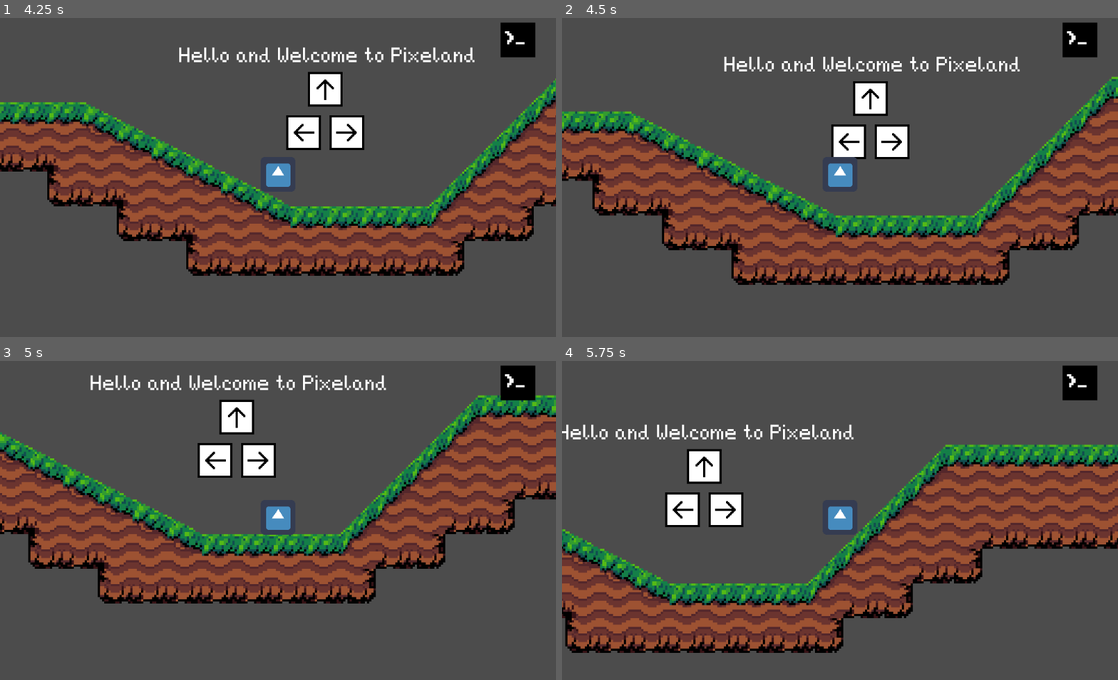
Above: before the commit, frames 1-4 (two rows, left to right).
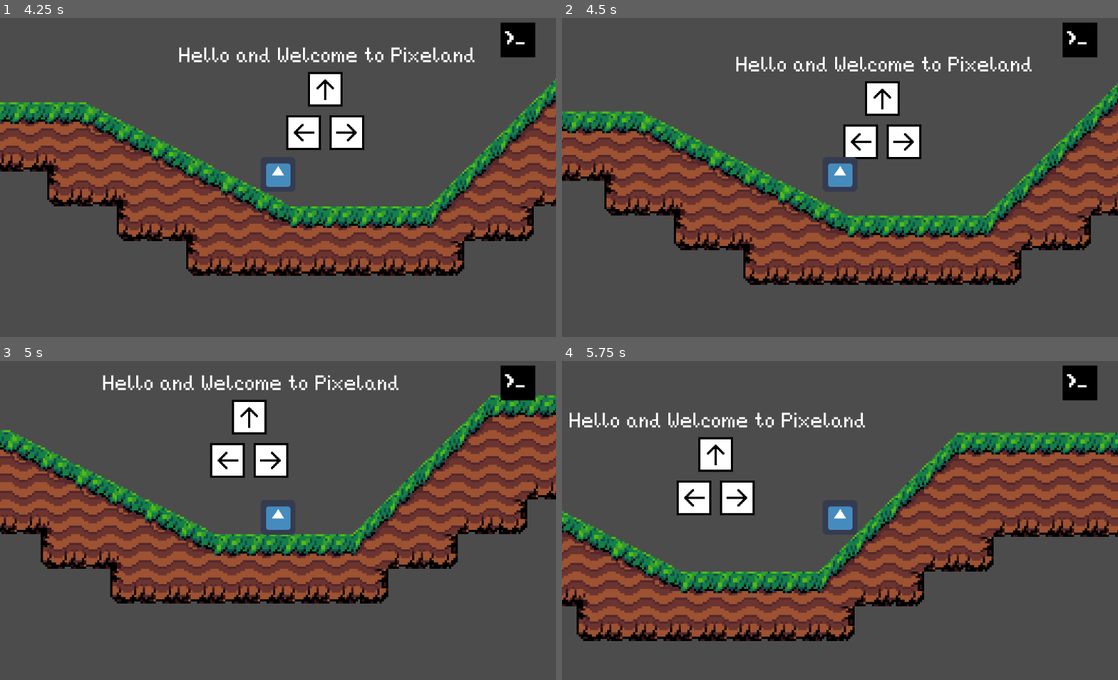
Above: after the commit, the same moments.

Repository: Tri-C-Games/CCC-Jam
Game: Godot game, scene res://World/Tutorial/Tutorial.tscn
Same seed, same stepped clock (60 frames per second), same inputs: the game is played once before the commit and once after it. The engine's default icon, where the game draws it, is replaced by a stand-in: a white triangle on a blue panel in a dark square.
Inputs:
- Up to frame 1 (4.25 s): hold D (move_right) 0.53-2.03 s; tap W (jump) at 0.77, 1.52, 3.02, 3.77 s; hold A (move_left) from 2.03 s (still down)
- Up to frame 2 (4.5 s): release A (move_left) at 4.28 s; hold D (move_right) from 4.28 s (still down)
- Up to frame 3 (5 s): keep holding D (move_right); tap W (jump) at 4.52 s
- Up to frame 4 (5.75 s): keep holding D (move_right)

Frame 1 is identical in both runs. In frame 2, 22% of the frame differs, in the area x 0-100%, y 11-84%; in frame 3, 23%; in frame 4, 29%, in the area x 0-100%, y 16-92%.

Commit message:
Fixed collision shapes.

Diff:
--- a/World/Tutorial/Tutorial.tscn
+++ b/World/Tutorial/Tutorial.tscn
@@ -85,9 +85,6 @@
 [sub_resource type="ConvexPolygonShape2D" id=34]
 points = PoolVector2Array( 0, 64, 64, 64, 64, 0, 0, 0 )
 
-[sub_resource type="ConvexPolygonShape2D" id=35]
-points = PoolVector2Array( 0, 0, 64, 31, 64, 64, 0, 64 )
-
 [sub_resource type="ConvexPolygonShape2D" id=37]
 points = PoolVector2Array( 0, 0, 64, 0, 64, 64, 0, 64 )
 
@@ -103,14 +100,14 @@
 [sub_resource type="ConvexPolygonShape2D" id=42]
 points = PoolVector2Array( 0, 0, 64, 0, 64, 64, 0, 64 )
 
-[sub_resource type="ConvexPolygonShape2D" id=43]
-points = PoolVector2Array( 0, 3, 63, 3, 63, 64, 0, 64 )
-
 [sub_resource type="ConvexPolygonShape2D" id=44]
 points = PoolVector2Array( 0, 32, 63, 64, 0, 64 )
 
 [sub_resource type="ConvexPolygonShape2D" id=45]
 points = PoolVector2Array( 64, 31, 64, 64, 0, 64 )
+
+[sub_resource type="ConvexPolygonShape2D" id=46]
+points = PoolVector2Array( 0, 0, 64, 34, 64, 64, 0, 64 )
 
 [sub_resource type="TileSet" id=22]
 0/name = "Tile Sheet.png 0"
@@ -411,16 +408,10 @@
 6/navigation_offset = Vector2( 0, 0 )
 6/shape_offset = Vector2( 0, 0 )
 6/shape_transform = Transform2D( 1, 0, 0, 1, 0, 0 )
-6/shape = SubResource( 35 )
+6/shape = SubResource( 37 )
 6/shape_one_way = false
 6/shape_one_way_margin = 1.0
 6/shapes = [ {
-"autotile_coord": Vector2( 0, 0 ),
-"one_way": false,
-"one_way_margin": 1.0,
-"shape": SubResource( 35 ),
-"shape_transform": Transform2D( 1, 0, 0, 1, 0, 0 )
-}, {
 "autotile_coord": Vector2( 0, 1 ),
 "one_way": false,
 "one_way_margin": 1.0,
@@ -451,12 +442,6 @@
 "shape": SubResource( 42 ),
 "shape_transform": Transform2D( 1, 0, 0, 1, 0, 0 )
 }, {
-"autotile_coord": Vector2( 0, 0 ),
-"one_way": false,
-"one_way_margin": 1.0,
-"shape": SubResource( 43 ),
-"shape_transform": Transform2D( 1, 0, 0, 1, 0, 0 )
-}, {
 "autotile_coord": Vector2( 1, 0 ),
 "one_way": false,
 "one_way_margin": 1.0,
@@ -467,6 +452,12 @@
 "one_way": false,
 "one_way_margin": 1.0,
 "shape": SubResource( 45 ),
+"shape_transform": Transform2D( 1, 0, 0, 1, 0, 0 )
+}, {
+"autotile_coord": Vector2( 0, 0 ),
+"one_way": false,
+"one_way_margin": 1.0,
+"shape": SubResource( 46 ),
 "shape_transform": Transform2D( 1, 0, 0, 1, 0, 0 )
 } ]
 6/z_index = 0
Not shown: 1 places in World/Tutorial/Tutorial.tscn that only renumber resources
